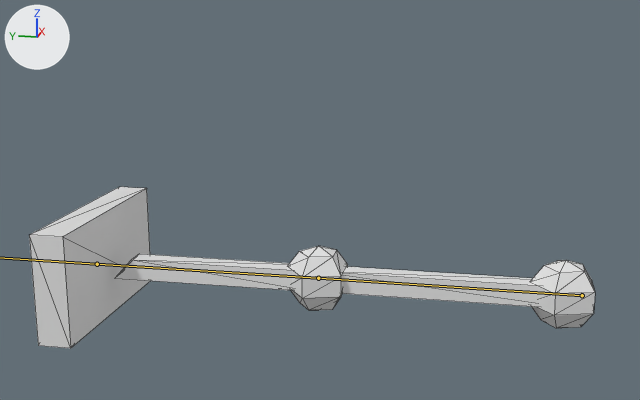
One commit to the FBX model Assets/Resources/Models/Games/BuiltToScaleDS/Shooter.fbx: the scene before it, then after it.
Rendered twice from a camera (50 mm lens) standing at (-293.0, -287.0, 168.0) and looking at (-2.0, -229.0, 95.0). Arrows for +X, +Y and +Z are at upper left; the lights stay in place. The bones that bend it are drawn over the model as lines. Mesh edges are drawn as thin lines.

The first picture shows 'machine.001'.
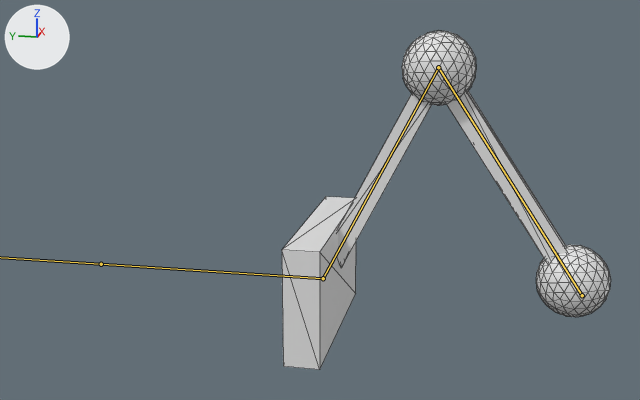
The newer file adds an action. The first version stands in its rest pose; the second is drawn at frame 29 of the action 'machine|machine|machine|machine_touch_machine|machine|machine_touch_mac'.

Location of each change, [x1, y1, x2, y2] in pixels of the pictures (640 x 400 px):
```json
{"object": "machine.001", "change": "posed", "before": [29, 187, 595, 348], "after": [282, 31, 611, 369], "on screen": "42% narrower, 109% taller"}
{"bone": "joint1", "before": "(582, 295) to (318, 278)", "after": "(582, 295) to (438, 67)"}
{"bone": "joint2", "before": "(318, 278) to (97, 264)", "after": "(438, 67) to (323, 278)"}
```

Scene script edits in JSON lines:
```json
{"block": "bone_joint1", "where": "bone_joint1 = bpy.data.objects['machine'].pose.bones['joint1']  # child of 'world_root'"}
{"op": "set", "path": "bone_joint1.rotation_quaternion", "old": "(1.0, 0.0, 0.0, 0.0)", "new": "(0.882, 0.471, 0.0, 0.0)", "note": "degrees (0, 0, 0) -> degrees (56, 0, 0)"}
{"block": "bone_joint2", "where": "bone_joint2 = bpy.data.objects['machine'].pose.bones['joint2']  # child of 'joint1'"}
{"op": "set", "path": "bone_joint2.rotation_quaternion", "old": "(1.0, 0.0, 0.0, 0.0)", "new": "(0.507, -0.862, 0.0, 0.0)", "note": "degrees (0, 0, 0) -> degrees (-119, 0, 0)"}
{"block": "bone_joint3", "where": "bone_joint3 = bpy.data.objects['machine'].pose.bones['joint3']  # child of 'joint2'"}
{"op": "set", "path": "bone_joint3.rotation_quaternion", "old": "(1.0, 0.0, 0.0, 0.0)", "new": "(0.853, 0.521, 0.0, 0.0)", "note": "degrees (0, 0, 0) -> degrees (63, 0, 0)"}
```
